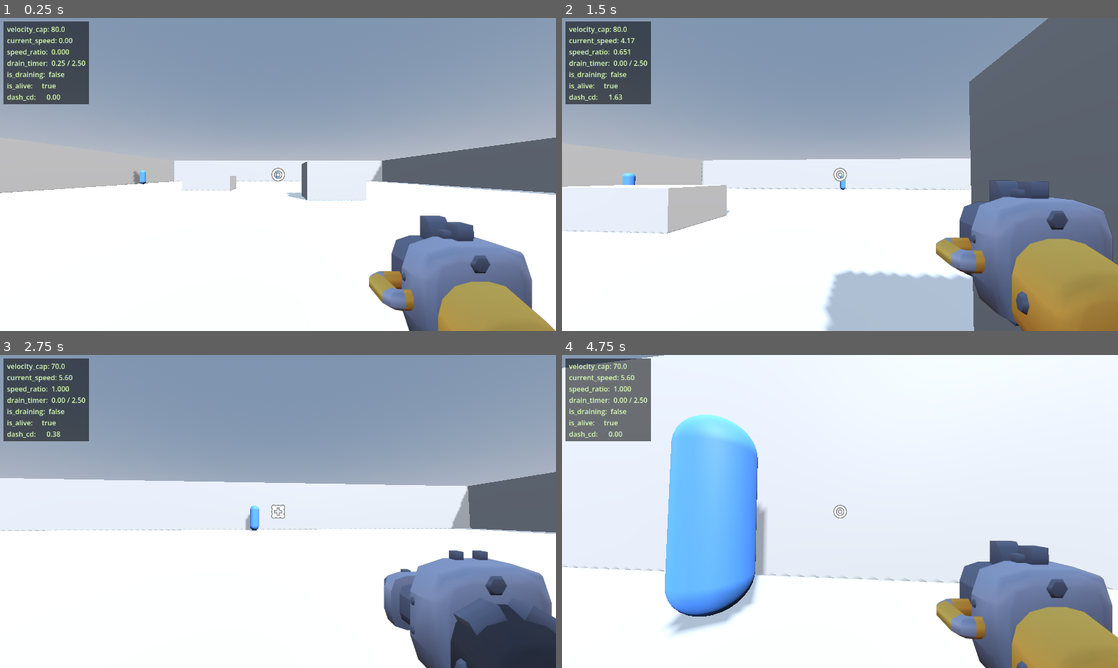
Above: before the commit, frames 1-4 (two rows, left to right).
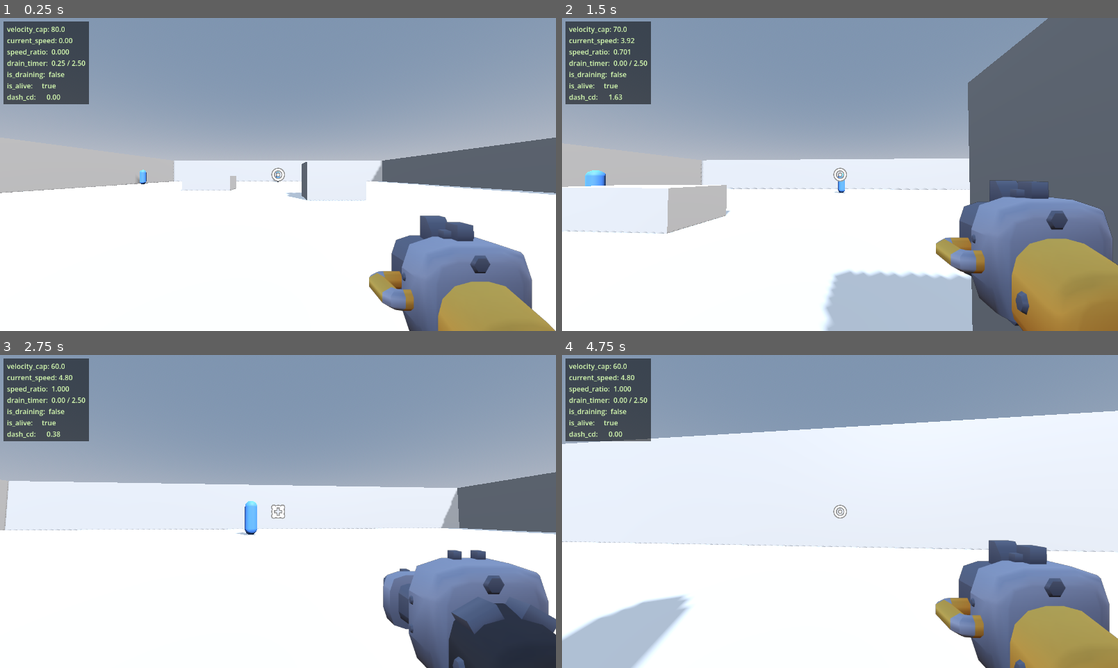
Above: after the commit, the same moments.

Repository: zulesss/vgate
Game: Godot game, scene res://scenes/main.tscn
The game is run twice, just before and just after one commit, with the same random seed, the same clock (stepped at 60 frames per second) and the same inputs.
Inputs (mouse positions are in pixels of both pictures, inside the frame that each line leads up to):
- Up to frame 1 (0.25 s): no input
- Up to frame 2 (1.5 s): move the mouse to (867, 174) at 0.52 s; hold W (move_forward) from 0.53 s (still down); tap Shift (dash) at 0.6 s; tap Space (jump) at 0.77 s; move the mouse to (812, 174) at 1.27 s; click (812, 174) at 1.35 s
- Up to frame 3 (2.75 s): keep holding W (move_forward); tap Space (jump) at 1.52 s; move the mouse to (289, 505) at 2.02 s; tap E (weapon_toggle) at 2.1 s
- Up to frame 4 (4.75 s): keep holding W (move_forward); move the mouse to (834, 517) at 2.77 s; tap Shift (dash) at 2.85 s; tap Space (jump) at 3.02, 3.77, 4.52 s; move the mouse to (878, 514) at 3.52 s; click (878, 514) at 3.6 s; move the mouse to (795, 508) at 4.27 s; tap E (weapon_toggle) at 4.35 s

The runs differ from the first frame. In frame 1, less than 0.1% of the frame differs, in the area x 23-51%, y 48-54%; in frame 2, 0.6%; in frame 3, 2.3%; in frame 4, 38%, in the area x 0-100%, y 0-100%.

Commit message:
M3a fix Iter 3: explicit MeshInstance3D for NavMesh source
CSG geometry doesn't register with NavMesh parser at _ready+1 frame
(headless smoke: polygons=0 even with deferred bake). Fix: add
explicit MeshInstance3D children with BoxMesh under each CSGBox3D,
switch parsed_geometry_type to MESH_INSTANCES.

Headless: polygons=39 vertices=41 (was 0). CHASE trace prints retained
for user diagnosis on Windows.

Diff:
--- a/objects/enemy_base.gd
+++ b/objects/enemy_base.gd
@@ -36,6 +36,12 @@
 var _is_winding_up: bool = false
 var _player: Node3D = null
 
+# Iter 2 diagnostic trace (M3a fix) — printed once per 0.5s when state==CHASE.
+# Cleanup TODO: remove after Iter 2 confirms movement on Windows playtest.
+var _trace_timer: float = 0.0
+var _was_chase_last_tick: bool = false
+var _logged_no_player: bool = false
+
 # Cached material (instanced per-enemy), для telegraph flash. Базовый цвет
 # фиксируется в _ready'е (читается из mesh material override) — telegraph меняет
 # emission, не albedo, чтобы не терять идентификацию типа.
@@ -62,6 +68,7 @@
 	var players := get_tree().get_nodes_in_group("player")
 	if players.size() > 0:
 		_player = players[0] as Node3D
+	print("[ENEMY ", name, "] _ready: player=", _player, " group_count=", players.size())
 
 	# Material instance для telegraph: clone из mesh override чтобы не делить
 	# материал между всеми экземплярами (иначе telegraph мигнёт всех сразу).
@@ -82,6 +89,9 @@
 	if is_dying:
 		return
 	if _player == null:
+		if not _logged_no_player:
+			print("[ENEMY ", name, "] _player == null — early return")
+			_logged_no_player = true
 		return
 
 	if _attack_cooldown_remaining > 0.0:
@@ -98,6 +108,20 @@
 	_update_state()
 	_apply_movement(delta)
 
+	# Iter 2 diagnostic trace: throttled per-enemy 0.5s, печатаем когда враг ДОЛЖЕН
+	# двигаться (CHASE сейчас или был на прошлом тике — ловим переходы CHASE→ATTACK).
+	_trace_timer += delta
+	var is_chase: bool = (state == State.CHASE)
+	if (is_chase or _was_chase_last_tick) and _trace_timer >= 0.5:
+		_trace_timer = 0.0
+		var nf: bool = nav_agent != null and nav_agent.is_navigation_finished()
+		var tgt: Vector3 = nav_agent.target_position if nav_agent != null else Vector3.ZERO
+		var nxt: Vector3 = nav_agent.get_next_path_position() if nav_agent != null else Vector3.ZERO
+		print("[ENEMY ", name, "] CHASE dist=", "%.2f" % _distance_to_player(),
+			" nav_finished=", nf, " target=", tgt, " next_path=", nxt,
+			" velocity=", velocity, " self=", global_position, " player=", _player.global_position)
+	_was_chase_last_tick = is_chase
+
 
 # Подклассы переопределяют для добавления Reposition state. По дефолту: Idle / Chase / Attack.
 func _update_state() -> void:
--- a/scenes/main.tscn
+++ b/scenes/main.tscn
@@ -30,12 +30,35 @@
 shader_parameter/vignette_inner = 0.35
 shader_parameter/vignette_outer = 0.75
 
+[sub_resource type="BoxMesh" id="BoxMesh_floor"]
+size = Vector3(40, 1, 40)
+
+[sub_resource type="BoxMesh" id="BoxMesh_wallN"]
+size = Vector3(40, 4, 1)
+
+[sub_resource type="BoxMesh" id="BoxMesh_wallS"]
+size = Vector3(40, 4, 1)
+
+[sub_resource type="BoxMesh" id="BoxMesh_wallE"]
+size = Vector3(1, 4, 40)
+
+[sub_resource type="BoxMesh" id="BoxMesh_wallW"]
+size = Vector3(1, 4, 40)
+
+[sub_resource type="BoxMesh" id="BoxMesh_coverC1"]
+size = Vector3(4, 1.2, 2)
+
+[sub_resource type="BoxMesh" id="BoxMesh_coverC2"]
+size = Vector3(3, 2, 2)
+
+[sub_resource type="BoxMesh" id="BoxMesh_coverC3"]
+size = Vector3(2, 1.5, 3)
+
 [sub_resource type="NavigationMesh" id="NavMesh_arena"]
 agent_radius = 0.5
 agent_height = 1.8
 agent_max_climb = 0.3
-geometry_parsed_geometry_type = 2
-geometry_collision_mask = 1
+geometry_parsed_geometry_type = 0
 geometry_source_geometry_mode = 1
 geometry_source_group_name = &"navigation_geometry"
 
@@ -56,40 +79,72 @@
 use_collision = true
 size = Vector3(40, 1, 40)
 
+[node name="NavMeshFloor" type="MeshInstance3D" parent="Arena/Floor"]
+visible = false
+mesh = SubResource("BoxMesh_floor")
+
 [node name="WallNorth" type="CSGBox3D" parent="Arena"]
 transform = Transform3D(1, 0, 0, 0, 1, 0, 0, 0, 1, 0, 2, -20.5)
 use_collision = true
 size = Vector3(40, 4, 1)
 
+[node name="NavMeshWallNorth" type="MeshInstance3D" parent="Arena/WallNorth"]
+visible = false
+mesh = SubResource("BoxMesh_wallN")
+
 [node name="WallSouth" type="CSGBox3D" parent="Arena"]
 transform = Transform3D(1, 0, 0, 0, 1, 0, 0, 0, 1, 0, 2, 20.5)
 use_collision = true
 size = Vector3(40, 4, 1)
 
+[node name="NavMeshWallSouth" type="MeshInstance3D" parent="Arena/WallSouth"]
+visible = false
+mesh = SubResource("BoxMesh_wallS")
+
 [node name="WallEast" type="CSGBox3D" parent="Arena"]
 transform = Transform3D(1, 0, 0, 0, 1, 0, 0, 0, 1, 20.5, 2, 0)
 use_collision = true
 size = Vector3(1, 4, 40)
 
+[node name="NavMeshWallEast" type="MeshInstance3D" parent="Arena/WallEast"]
+visible = false
+mesh = SubResource("BoxMesh_wallE")
+
 [node name="WallWest" type="CSGBox3D" parent="Arena"]
 transform = Transform3D(1, 0, 0, 0, 1, 0, 0, 0, 1, -20.5, 2, 0)
 use_collision = true
 size = Vector3(1, 4, 40)
 
+[node name="NavMeshWallWest" type="MeshInstance3D" parent="Arena/WallWest"]
+visible = false
+mesh = SubResource("BoxMesh_wallW")
+
 [node name="CoverC1" type="CSGBox3D" parent="Arena"]
 transform = Transform3D(1, 0, 0, 0, 1, 0, 0, 0, 1, -6, 0.6, -4)
 use_collision = true
 size = Vector3(4, 1.2, 2)
 
+[node name="NavMeshCoverC1" type="MeshInstance3D" parent="Arena/CoverC1"]
+visible = false
+mesh = SubResource("BoxMesh_coverC1")
+
 [node name="CoverC2" type="CSGBox3D" parent="Arena"]
 transform = Transform3D(1, 0, 0, 0, 1, 0, 0, 0, 1, 3, 1, 1)
 use_collision = true
 size = Vector3(3, 2, 2)
 
+[node name="NavMeshCoverC2" type="MeshInstance3D" parent="Arena/CoverC2"]
+visible = false
+mesh = SubResource("BoxMesh_coverC2")
+
 [node name="CoverC3" type="CSGBox3D" parent="Arena"]
 transform = Transform3D(1, 0, 0, 0, 1, 0, 0, 0, 1, 10, 0.75, 8)
 use_collision = true
 size = Vector3(2, 1.5, 3)
+
+[node name="NavMeshCoverC3" type="MeshInstance3D" parent="Arena/CoverC3"]
+visible = false
+mesh = SubResource("BoxMesh_coverC3")
 
 [node name="NavigationRegion3D" type="NavigationRegion3D" parent="."]
 navigation_mesh = SubResource("NavMesh_arena")
--- a/scripts/nav_baker.gd
+++ b/scripts/nav_baker.gd
@@ -20,6 +20,11 @@
 	if region.navigation_mesh == null:
 		push_warning("NavBaker: navigation_mesh не назначен в region'е")
 		return
+	# Defer bake one physics_frame: hedge against MeshInstance3D children not yet
+	# being registered as parse targets on parent's _ready. Cheap insurance.
+	await get_tree().physics_frame
 	# Sync bake (headless-safe). Async вариант через NavigationServer3D — не нужен
 	# на 40×40 арене, bake заканчивается за <100мс.
 	region.bake_navigation_mesh(false)
+	var nm := region.navigation_mesh
+	print("[NAV] bake done — polygons=", nm.get_polygon_count(), " vertices=", nm.get_vertices().size())
Not shown: 1 places in scenes/main.tscn that only renumber resources
